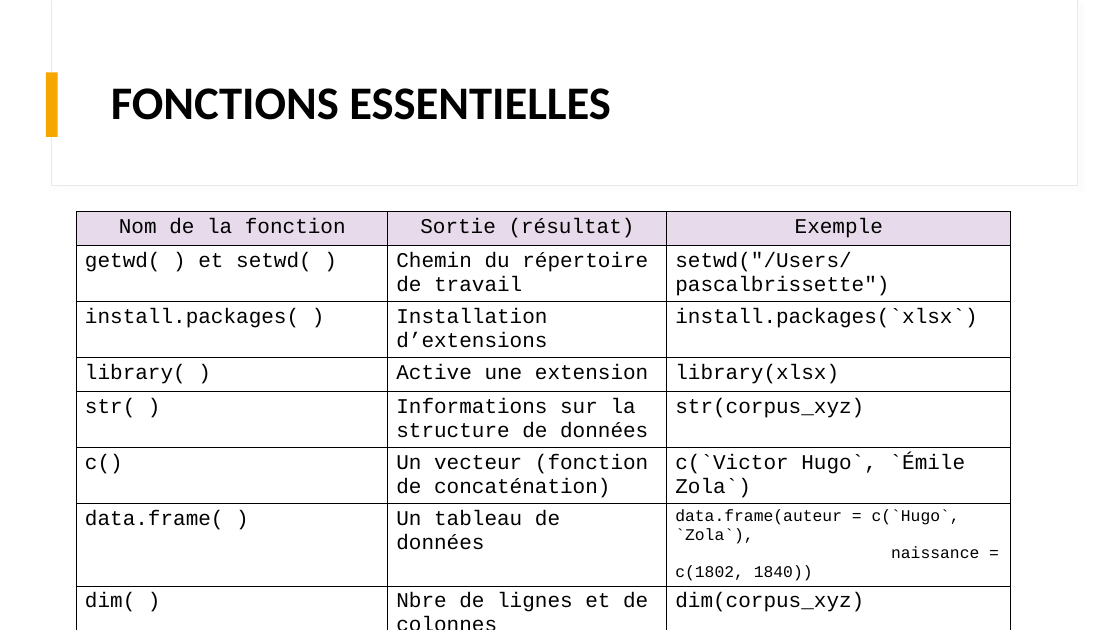
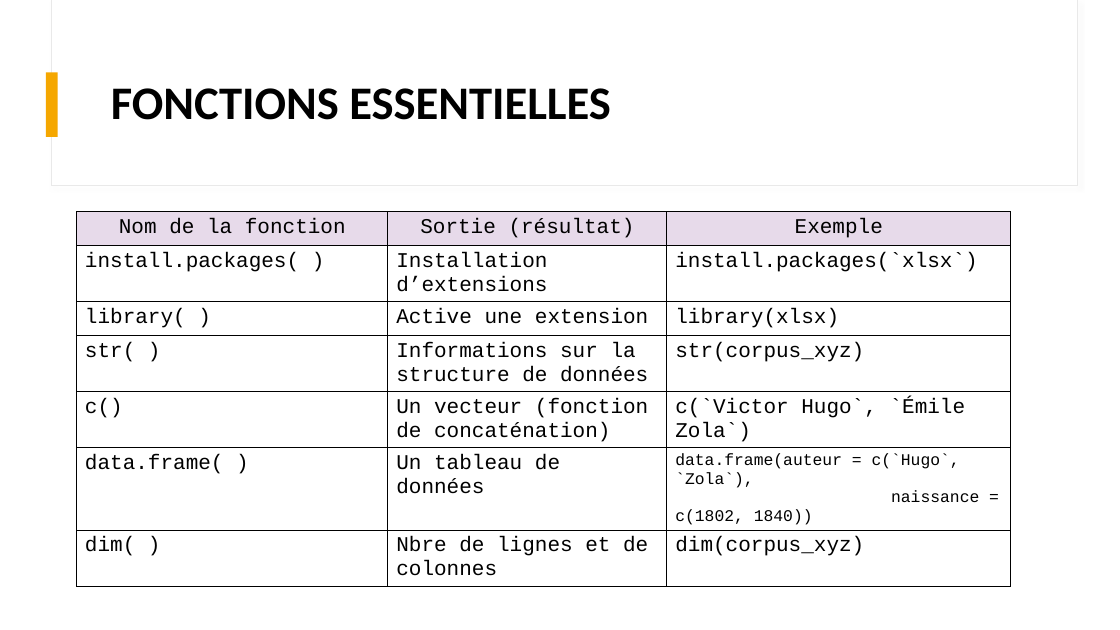
Before and after one commit to pbriss7/20230223_PB_atelier_ladirec_exploration_textes_R, a slide deck: slide 21 of Introduction_EDA_R.pptx. Drawn at 1120x630 pixels with LibreOffice and Linux fonts; fonts in the diff are those of the drawing. Boxes give left, top, right and bottom in pixels: in the first picture for what was removed or moved away, otherwise in the second. Text is boxed around its words. In the diff, an @@ line names an element or a change of style, - is before the commit and + after.

```diff
--- a/Introduction_EDA_R.pptx
+++ b/Introduction_EDA_R.pptx
@@ table at [76, 212, 1011, 580] @@
-row 2: getwd( ) et setwd( ) | Chemin du répertoire de travail | setwd("/Users/pascalbrissette")
```
Also in this commit, not shown: 14 other files.
